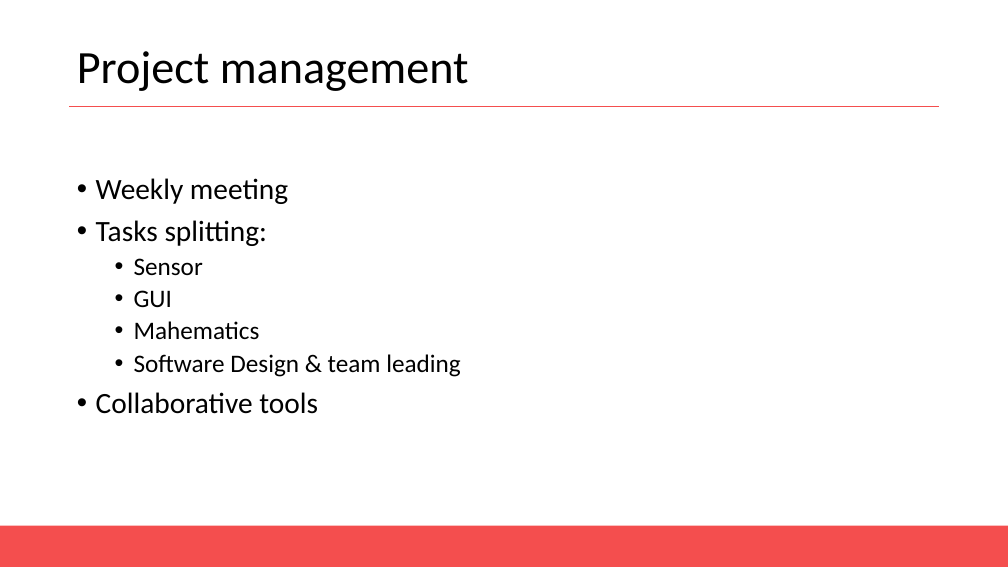
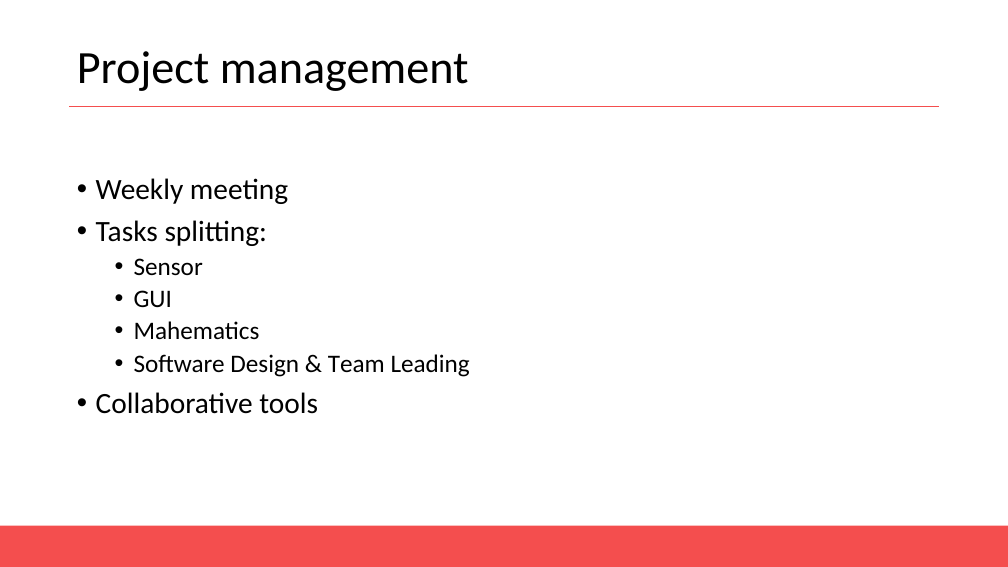
Before and after one commit to AntoineMerlet/3DScan, a slide deck: slide 5 of Presentation/MAGMA Presentation.pptx. Drawn at 1008x567 pixels with LibreOffice and Linux fonts; fonts in the diff are those of the drawing. Boxes give left, top, right and bottom in pixels: in the first picture for what was removed or moved away, otherwise in the second. Text is boxed around its words. In the diff, an @@ line names an element or a change of style, - is before the commit and + after.

```diff
--- a/Presentation/MAGMA Presentation.pptx
+++ b/Presentation/MAGMA Presentation.pptx
@@ text at <box>134,354,470,377</box>: text changed @@
-  • Software Design & team leading
+  • Software Design & Team Leading
```
Also in this commit, not shown: 6 other slides changed, 1 slide added, 3 other files.
